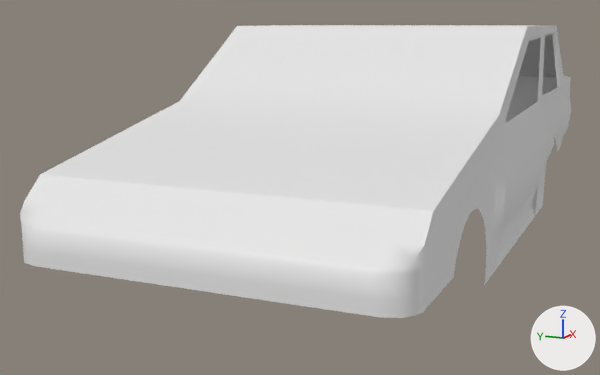
What one commit did to the Blender file Toyota-AE86/ToyotaHighPoly.blend.
One viewpoint serves both versions: a 50 mm camera at (-2.45, -1.07, 1.42) aimed at (0.58, 0.28, 0.77). Arrows for +X, +Y and +Z are at lower right; the lights stay in place.

In view in the first picture: 'Car'.
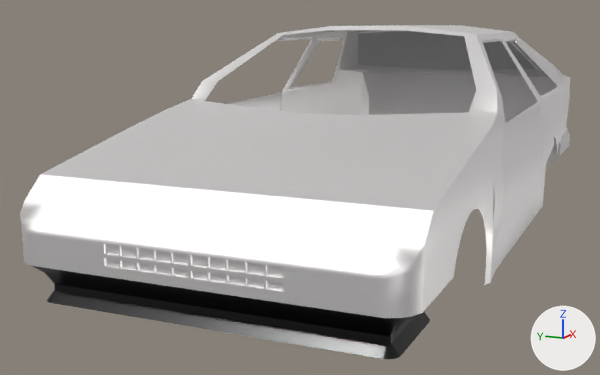
Location of each change, (x1, y1, x2, y2) in pixels of the pictures (600 x 375 px):
'Car', reshaped: before (20, 25, 571, 318); after (20, 25, 570, 318)
'FrontBumper', shown (black): after (32, 266, 430, 359)
'Car.001', added: after (358, 31, 536, 70)
'BackBumper', shown: after (546, 130, 570, 167)
part 1 of me_cube_001, built on: before (22, 25, 571, 317); after (22, 26, 570, 318)
part 2 of me_cube_001, recoloured: (20, 25, 570, 318) in both

Patch to the scene script:
```diff
--- a/Toyota-AE86/ToyotaHighPoly.blend.py
+++ b/Toyota-AE86/ToyotaHighPoly.blend.py
@@ mat_material @@
+mat_material = principled_material('Material')
+mat_material.base_color = (0.0, 0.0, 0.0)  # black #000000
+mat_material.metallic = 0.116
+mat_material.roughness = 0.298
@@ mat_material_001 @@
+mat_material_001 = principled_material('Material.001')
+mat_material_001.base_color = (1.0, 0.974, 0.974)  # white #fffcfc
+mat_material_001.metallic = 1.0
@@ me_cube_001 @@
 # used by ob_car; location = (0.753, 0.0, 0.459); scale = (1.5, 0.625, 0.406)
-me_cube_001.from_pydata(...)  # 249 vertices, 174 faces; spans x -0.99..0.97, y -0.97..0.0, z 0.39..2.35
+me_cube_001.from_pydata(...)  # 580 vertices, 472 faces; spans x -0.99..0.97, y -0.97..0.0, z 0.39..2.35
+# me_cube_001 part 1: 32 vertices moved from x -0.99..0.69, y -0.97..0.0, z 0.39..2.35 to x -0.99..0.69, y -0.95..0.0, z 0.39..2.35; 39 vertices removed from x -0.99..0.94, y -0.97..0.0, z 0.39..2.35; 370 vertices added at x -0.99..0.97, y -0.97..0.0, z 0.39..2.31
+# me_cube_001 part 2: 85 faces spanning x -0.99..0.97, y -0.97..0.0, z 0.39..2.35 switch from no material to mat_material_001 (white #fffcfc)
@@ me_cube @@
 me_cube.from_pydata(...)  # 422 vertices, 438 faces; spans x 0.0..6.0, y -25.6..25.6, z -1.0..1.0
+me_cube.materials.append(mat_material)  # black #000000
@@ me_cube_003 @@
+me_cube_003.from_pydata([(0.666, -0.741, 1.83), (0.691, 0.0, 1.788), (0.459, -0.556, 2.248), (0.462, -0.25, 2.283), (0.462, 0.0, 2.289), (0.687, -0.255, 1.805), (0.681, -0.395, 1.812), (0.681, -0.39, 1.812)], [], [(0, 2, 4, 1), (5, 7, 6, 0, 1), (3, 4, 2)])
+me_cube_003.polygons.foreach_set('use_smooth', [True] * 3)
@@ ob_frontbumper @@
 ob_frontbumper.scale = (0.061, 0.0228, 0.061)
-ob_frontbumper.hide_set(True)
@@ ob_backbumper @@
 _m = ob_backbumper.modifiers.new('Mirror', 'MIRROR')
 _m.use_axis = (False, True, False)
-ob_backbumper.hide_set(True)
@@ ob_car_001 @@
+ob_car_001 = bpy.data.objects.new('Car.001', me_cube_003)
+ob_car_001.location = (0.753, 0.0, 0.459)
+ob_car_001.scale = (1.5, 0.625, 0.406)
+_m = ob_car_001.modifiers.new('Mirror', 'MIRROR')
+_m.use_axis = (False, True, False)
```
